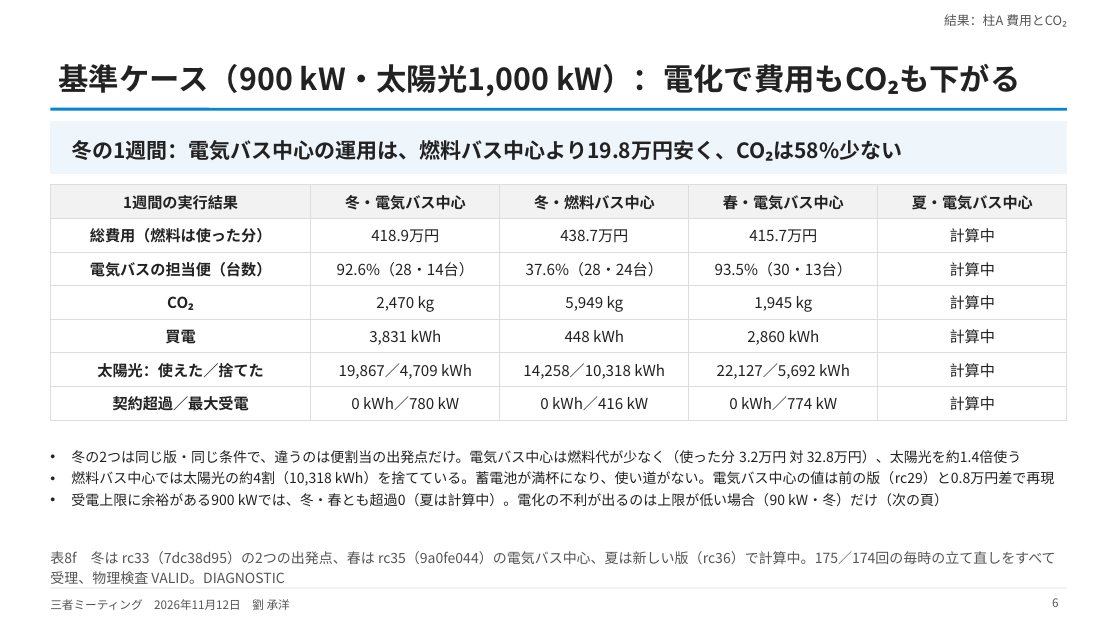
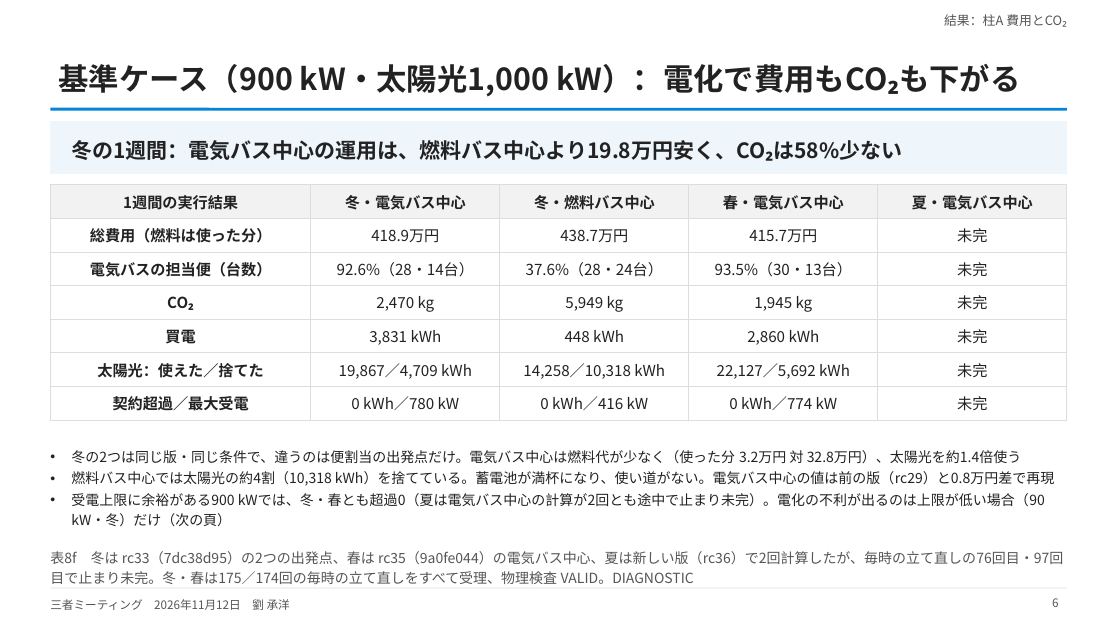
Before and after one commit to CYLIU2003/master-course, a slide deck: slide 6 of outcome/2026-11-12_three_party/three_party_20261112.pptx. Drawn at 1120x630 pixels with LibreOffice and Linux fonts; fonts in the diff are those of the drawing. Boxes give left, top, right and bottom in pixels: in the first picture for what was removed or moved away, otherwise in the second. Text is boxed around its words. In the diff, an @@ line names an element or a change of style, - is before the commit and + after.

```diff
--- a/outcome/2026-11-12_three_party/three_party_20261112.pptx
+++ b/outcome/2026-11-12_three_party/three_party_20261112.pptx
@@ table at [50,185,1067,415] @@
-row 2, column 5: 計算中
+row 2, column 5: 未完
-row 3, column 5: 計算中
+row 3, column 5: 未完
-row 4, column 5: 計算中
+row 4, column 5: 未完
-row 5, column 5: 計算中
+row 5, column 5: 未完
-row 6, column 5: 計算中
+row 6, column 5: 未完
-row 7, column 5: 計算中
+row 7, column 5: 未完
@@ text at [71,493,1045,526]: text changed @@
-• 受電上限に余裕がある900 kWでは、冬・春とも超過0（夏は計算中）。電化の不利が出るのは上限が低い場合（90 kW・冬）だけ（次の頁）
+• 受電上限に余裕がある900 kWでは、冬・春とも超過0（夏は電気バス中心の計算が2回とも途中で止まり未完）。電化の不利が出るのは上限が低い場合（90 kW・冬）だけ（次の頁）
@@ text at [50,551,1063,584]: text changed @@
-表8f 冬は rc33（7dc38d95）の2つの出発点、春は rc35（9a0fe044）の電気バス中心、夏は新しい版（rc36）で計算中。175／174回の毎時の立て直しをすべて受理、物理検査 VALID。DIAGNOSTIC
+表8f 冬は rc33（7dc38d95）の2つの出発点、春は rc35（9a0fe044）の電気バス中心、夏は新しい版（rc36）で2回計算したが、毎時の立て直しの76回目・97回目で止まり未完。冬・春は175／174回の毎時の立て直しをすべて受理、物理検査 VALID。DIAGNOSTIC
```
Also in this commit, not shown: 2 other slides changed, 9 other files.
